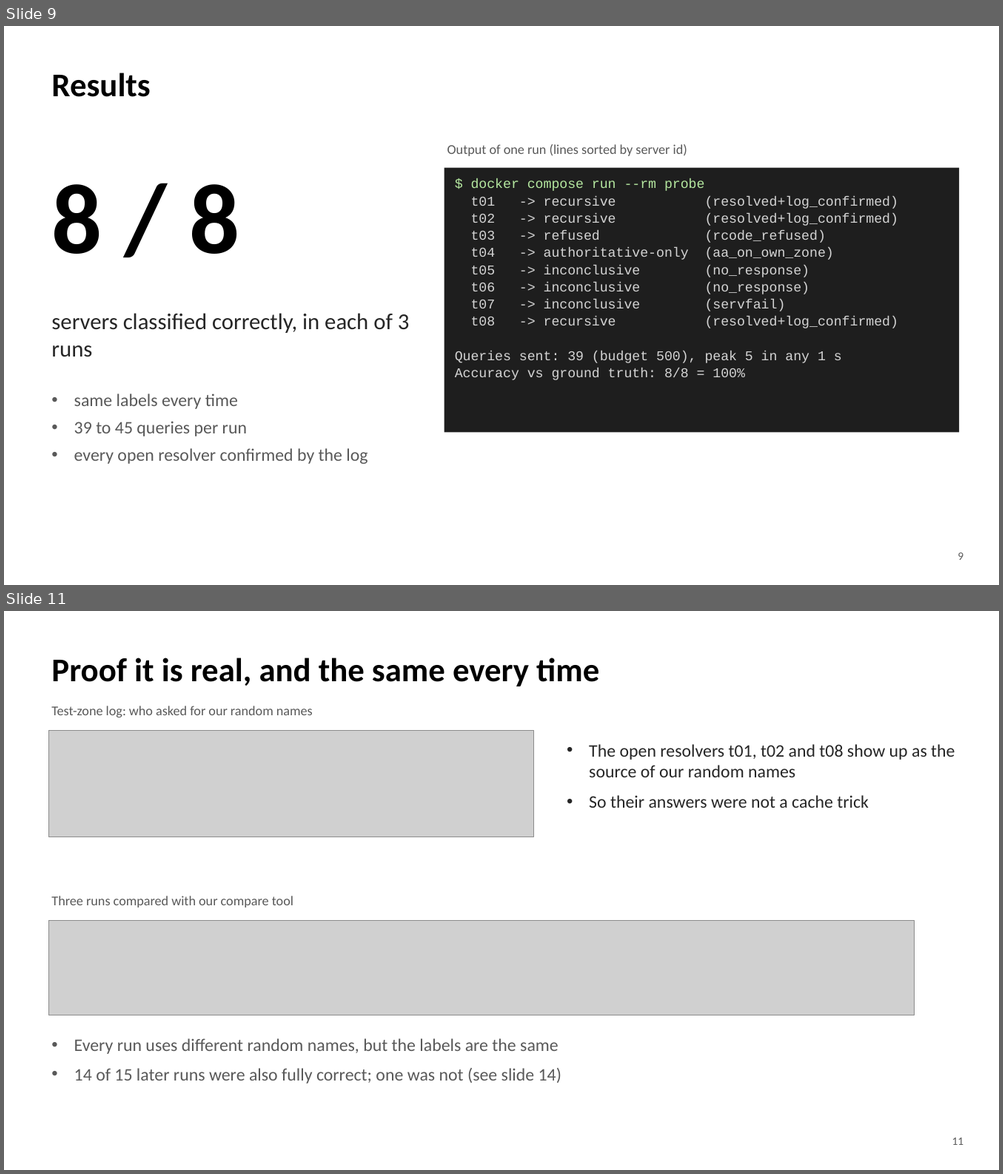
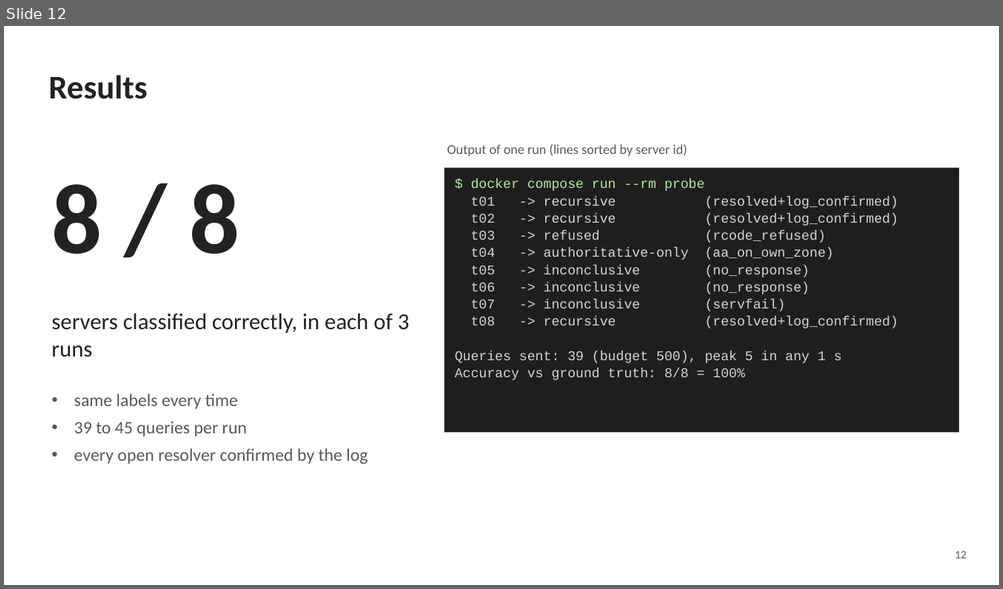
Before and after one commit to saurav-kr1/ps012-dns-resolver-exposure, a slide deck: docs/PS-012_Presentation.pptx. Shown one above the other, each under a label of ours: slides 9 and 11 before the commit, slide 12 after it; the slides between them are not shown. The pictures are 1003x1174 and 1003x589 pixels, drawn with LibreOffice and Linux fonts; fonts in the diff are those of the drawing; grey boxes stand for pictures. Boxes give left, top, right and bottom in pixels: in the first picture for what was removed or moved away, otherwise in the second. Text is boxed around its words. In the diff, an @@ line names an element or a change of style, - is before the commit and + after.

Commit message:
Update final presentation (v2, 16 slides)
Final slide deck with the new lab, rules, results and limitations slides.

```diff
--- a/docs/PS-012_Presentation.pptx
+++ b/docs/PS-012_Presentation.pptx
@@ slide 11 removed at (4, 611, 999, 1170), background #FFFFFF @@
@@ text removed at (51, 658, 599, 686) @@
-Proof it is real, and the same every time
@@ text removed at (51, 706, 313, 718) @@
-Test-zone log: who asked for our random names
@@ picture removed at (48, 730, 534, 837) @@
@@ text removed at (589, 744, 954, 808) @@
-• The open resolvers t01, t02 and t08 show up as the source of our random names
-• So their answers were not a cache trick
@@ text removed at (51, 896, 293, 908) @@
-Three runs compared with our compare tool
@@ picture removed at (48, 920, 914, 1015) @@
@@ text removed at (74, 1039, 561, 1084) @@
-• Every run uses different random names, but the labels are the same
-• 14 of 15 later runs were also fully correct; one was not (see slide 14)
@@ text removed at (952, 1138, 964, 1145) @@
-11
@@ what was slide 9 is now slide 12 @@
@@ slide 12 changed as well @@
@@ text "Results" at (48, 75, 147, 99): text colour #000000 to #222222 @@
@@ text "8 / 8" at (51, 184, 240, 254): text colour #000000 to #222222 @@
@@ text at (955, 551, 967, 559): text changed @@
-9
+12
```
Also in this commit, not shown: 9 other slides changed, 6 slides added, 4 other slides removed, 1 other file.
